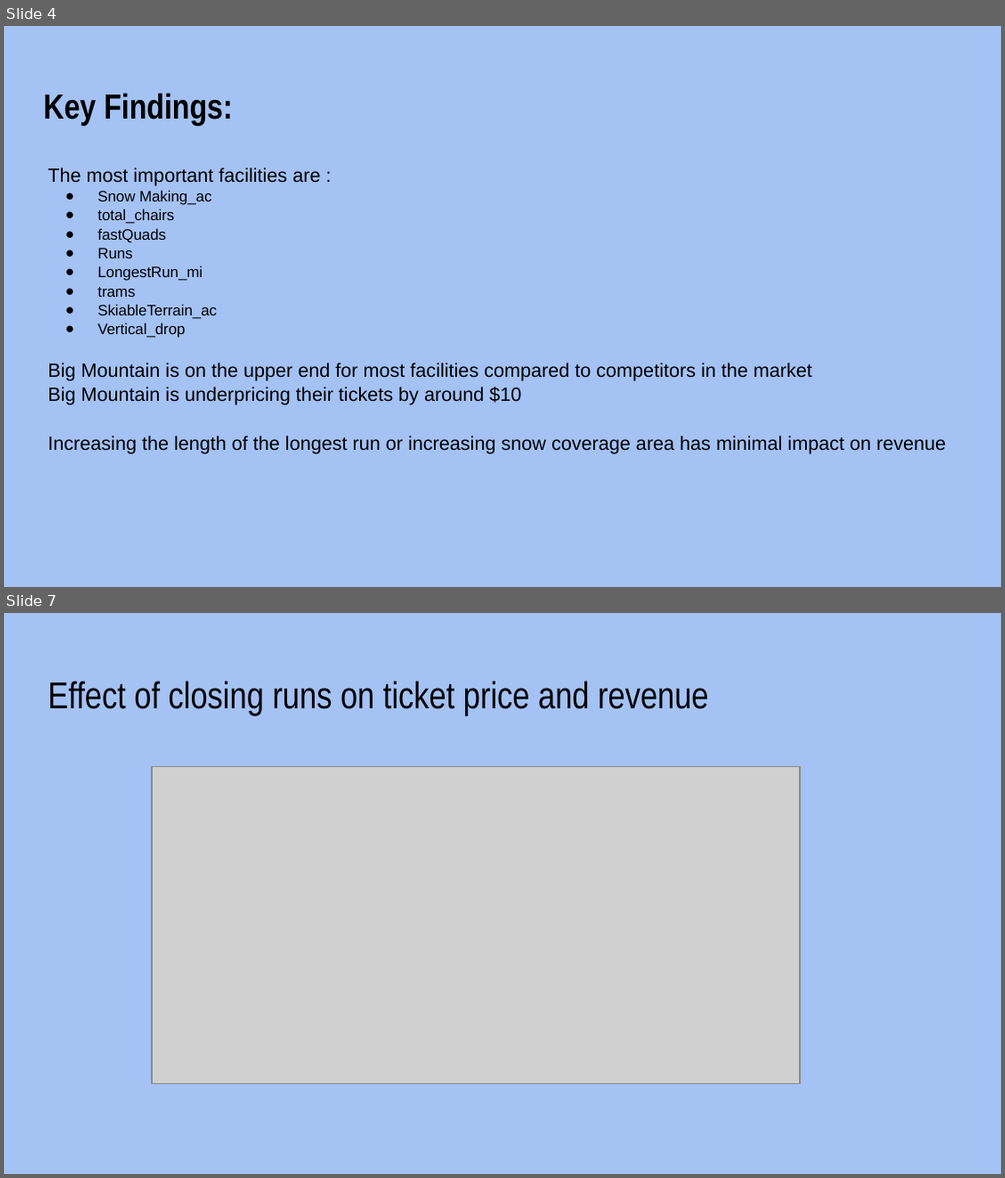
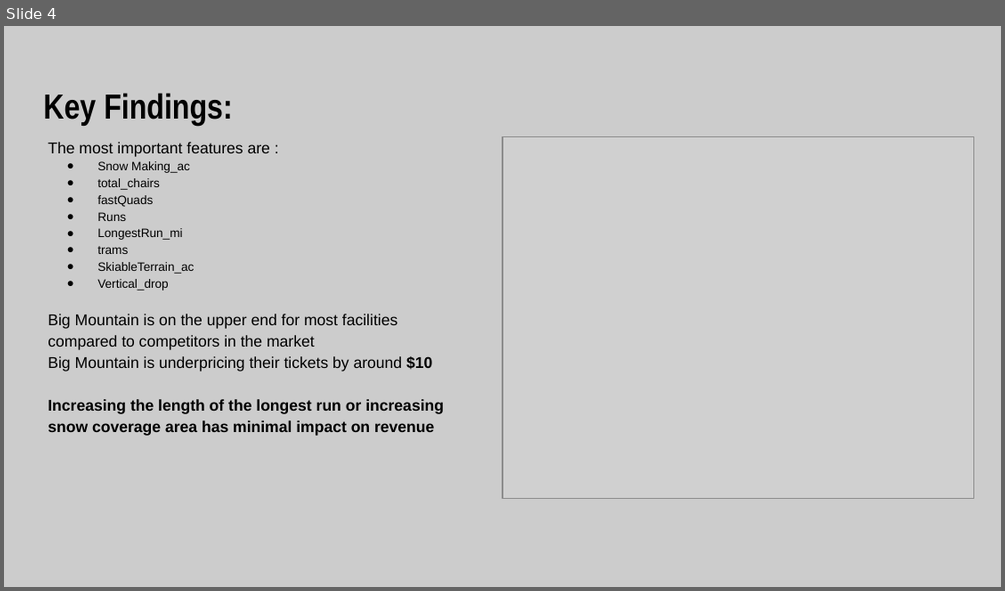
Before and after one commit to shaisid01/Data-Science, a slide deck: CapstoneProjects/Big Mountain Ski Resort/Docs/Project Slides.pptx. Shown one above the other, each under a label of ours: slides 4 and 7 before the commit, slide 4 after it; the slides between them are not shown. The pictures are 1005x1178 and 1005x591 pixels, drawn with LibreOffice and Linux fonts; fonts in the diff are those of the drawing; grey boxes stand for pictures. Boxes give left, top, right and bottom in pixels: in the first picture for what was removed or moved away, otherwise in the second. Text is boxed around its words. In the diff, an @@ line names an element or a change of style, - is before the commit and + after.

```diff
--- a/CapstoneProjects/Big Mountain Ski Resort/Docs/Project Slides.pptx
+++ b/CapstoneProjects/Big Mountain Ski Resort/Docs/Project Slides.pptx
@@ slide 7 removed at [4,613,1001,1174], background #A4C2F4 @@
@@ title removed at [48,681,708,716] @@
-Effect of closing runs on ticket price and revenue
@@ picture removed at [152,766,800,1084] @@
@@ slide 4 changed as well @@
@@ background #A4C2F4 to #CCCCCC @@
@@ text "The most important features are ...": place and size @@
-text "The most important features are ..." at [48,168,946,454]
+text "The most important features are ..." at [48,142,444,435]
@@ text at [48,142,270,157]: text changed; size 13.9 to 11.2 pt @@
-The most important facilities are :
+The most important features are :
@@ picture added at [502,136,974,499] @@
@@ text at [48,161,444,435]: size 10.8 to 8.8 pt in "Snow Making_ac", "total_chairs", "fastQuads", "Runs" and 4 more places; size 13.9 to 11.2 pt in "Big Mountain is on the upper end ...", "Big Mountain is underpricing their tickets by ...", "Increasing the length of the longest run ..."; bold on in "$10", "Increasing the length of the longest run ..."; indent changed; line spacing 1.05 to 1.15 @@
```
Also in this commit, not shown: 7 other slides changed, 1 other slide removed, 1 other file.
